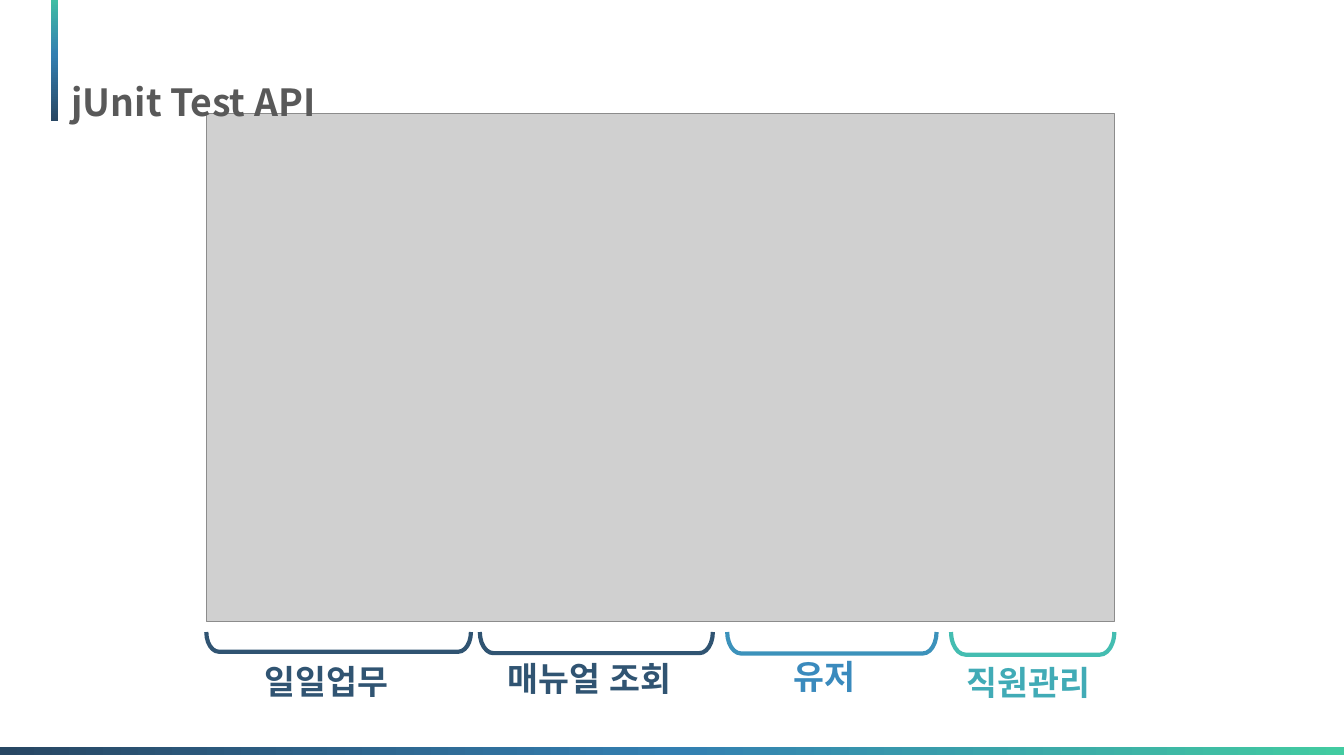
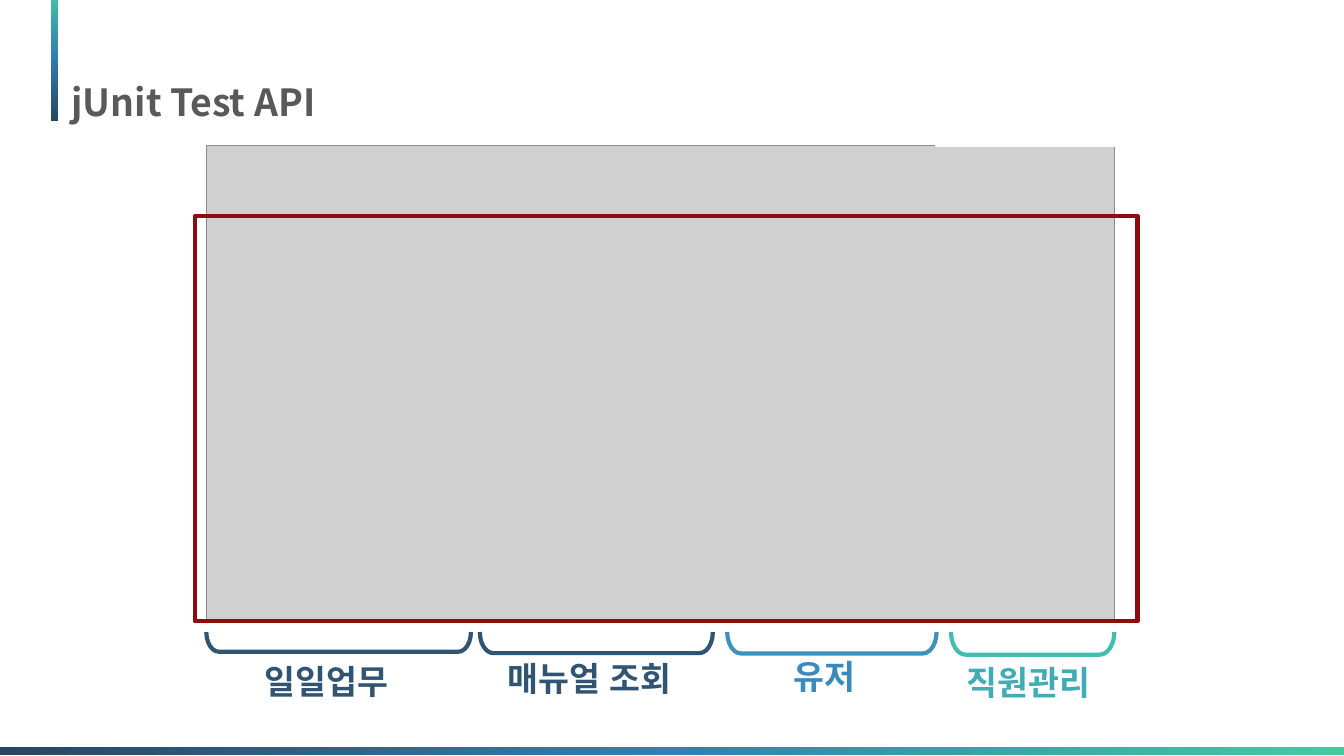
Before and after one commit to Matrix-ERPSolution/Matrix-Webapp, a slide deck: slide 29 of Matrix_presentation.pptx. Drawn at 1344x756 pixels with LibreOffice and Linux fonts; fonts in the diff are those of the drawing; grey boxes stand for pictures; background and template pictures are left out. Boxes give left, top, right and bottom in pixels: in the first picture for what was removed or moved away, otherwise in the second. Text is boxed around its words. In the diff, an @@ line names an element or a change of style, - is before the commit and + after.

```diff
--- a/Matrix_presentation.pptx
+++ b/Matrix_presentation.pptx
@@ rectangle added at [0,145,1344,645], fill #FFFFFF @@
@@ picture: place and size @@
-picture at [207,113,1116,621]
+picture at [207,145,1116,621]
@@ rectangle added at [937,134,1114,145], fill #FFFFFF, outline #FFFFFF 2 pt @@
@@ rectangle added at [195,216,1138,621], outline #8E0C11 2.25 pt @@
```
Also in this commit, not shown: 17 other slides changed, 1 other file.
